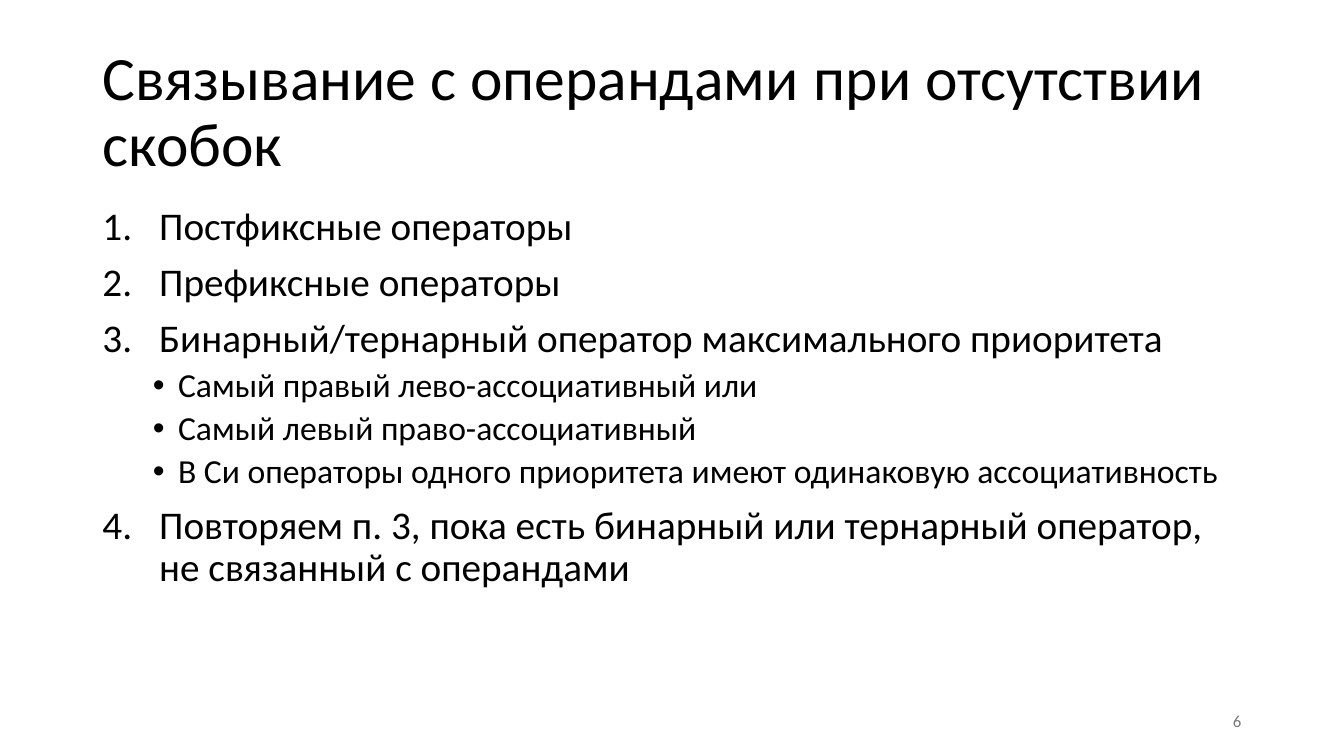
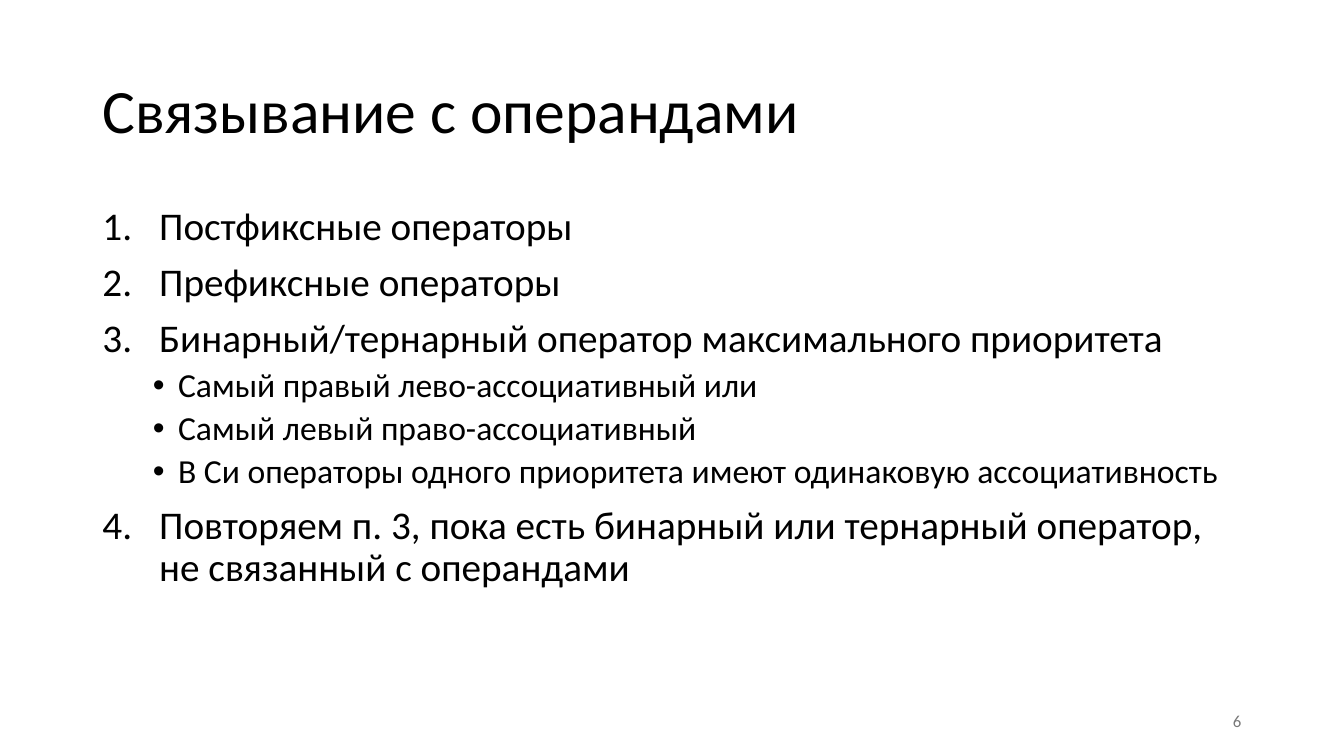
Before and after one commit to Evgueni-Petrov-aka-espetrov/Algorithms-and-Programming-in-C-pptx, a slide deck: slide 6 of 004 Побочные эффекты выражений в Си.pptx. Drawn at 1344x756 pixels with LibreOffice and Linux fonts; fonts in the diff are those of the drawing. Boxes give left, top, right and bottom in pixels: in the first picture for what was removed or moved away, otherwise in the second. Text is boxed around its words. In the diff, an @@ line names an element or a change of style, - is before the commit and + after.

```diff
--- a/004 Побочные эффекты выражений в Си.pptx
+++ b/004 Побочные эффекты выражений в Си.pptx
@@ title at bbox=[102, 93, 799, 143]: text changed @@
-Связывание с операндами при отсутствии скобок
+Связывание с операндами
```
Also in this commit, not shown: 15 other slides changed.
